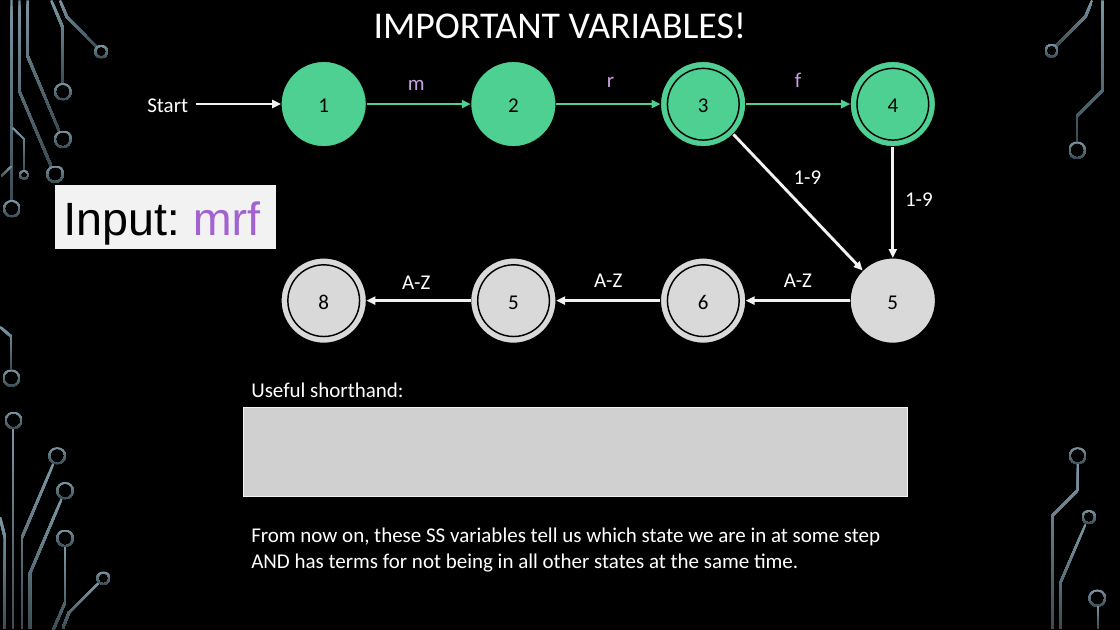
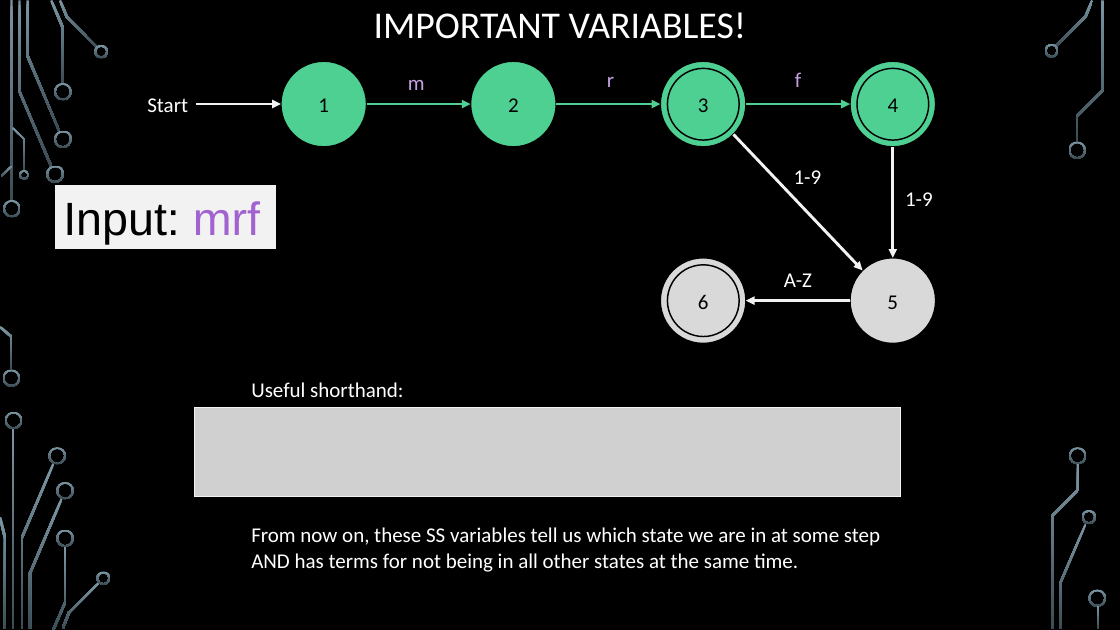
Before and after one commit to markfloryan/dsa2, a slide deck: slide 50 of slides/06-3-Hardness.pptx. Drawn at 1120x630 pixels with LibreOffice and Linux fonts; fonts in the diff are those of the drawing; grey boxes stand for pictures; background and template pictures are left out. Boxes give left, top, right and bottom in pixels: in the first picture for what was removed or moved away, otherwise in the second. Text is boxed around its words. In the diff, an @@ line names an element or a change of style, - is before the commit and + after.

```diff
--- a/slides/06-3-Hardness.pptx
+++ b/slides/06-3-Hardness.pptx
@@ group removed at (281, 258, 660, 344): 4 ellipses, 2 arrows, 2 texts @@
-8
-7
-5
-8
-A-Z
-A-Z
@@ picture: place and size @@
-picture at (243, 408, 907, 497)
+picture at (194, 408, 901, 497)
```
Also in this commit, not shown: 8 other slides changed, 15 slides added, 2 slides removed, 4 other files.
